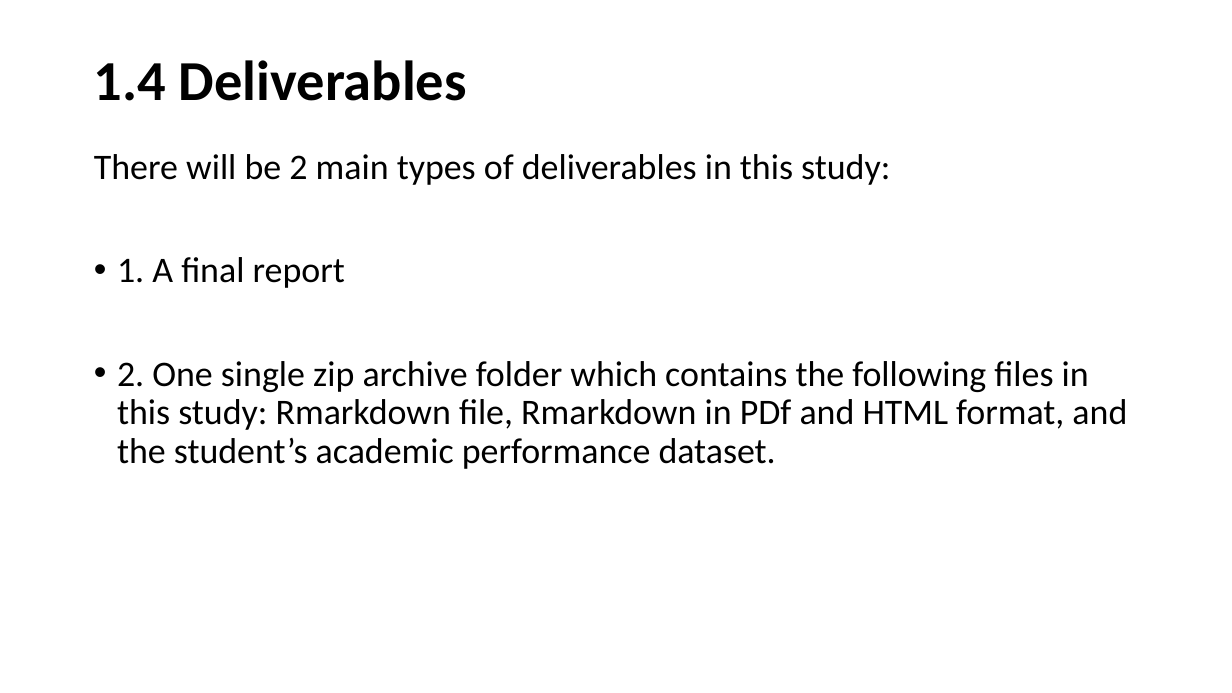
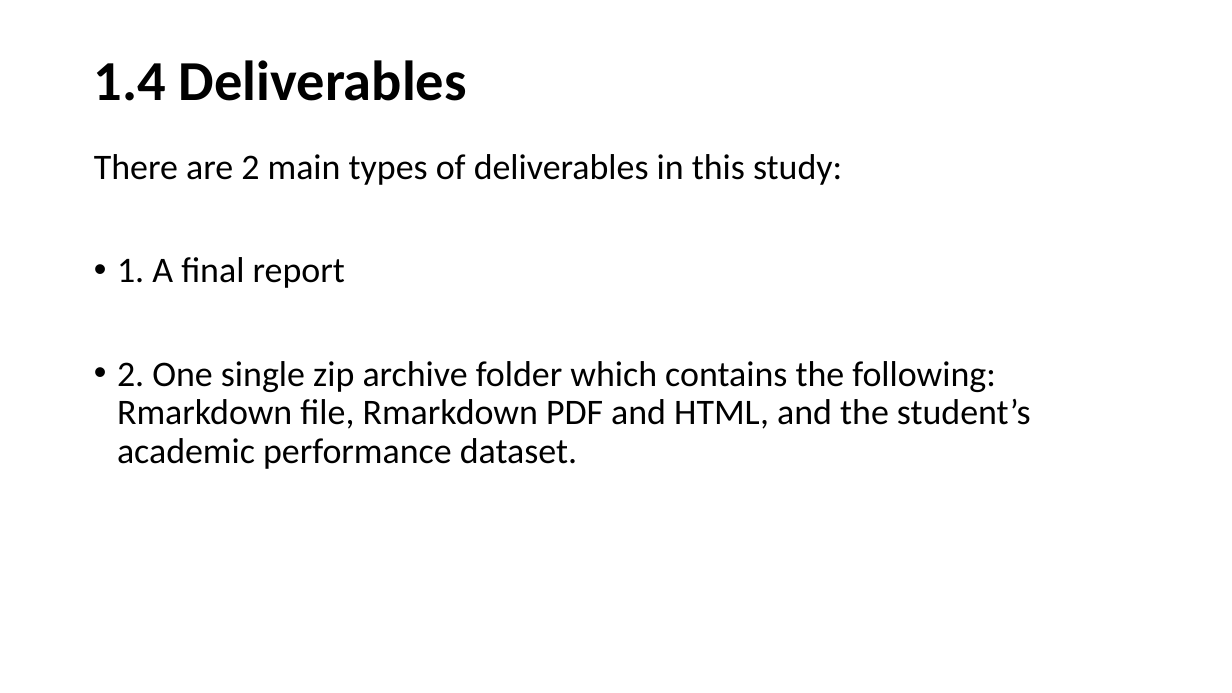
Before and after one commit to Rena-zhou/IFN702, a slide deck: slide 7 of Project presentation (presentation)- zhiying.pptx. Drawn at 1232x693 pixels with LibreOffice and Linux fonts; fonts in the diff are those of the drawing. Boxes give left, top, right and bottom in pixels: in the first picture for what was removed or moved away, otherwise in the second. Text is boxed around its words. In the diff, an @@ line names an element or a change of style, - is before the commit and + after.

```diff
--- a/Project presentation (presentation)- zhiying.pptx
+++ b/Project presentation (presentation)- zhiying.pptx
@@ text at box(94, 154, 842, 185): text changed @@
-There will be 2 main types of deliverables in this study:
+There are 2 main types of deliverables in this study:
@@ text at box(117, 361, 1031, 469): text changed @@
-• 2. One single zip archive folder which contains the following files in this study: Rmarkdown file, Rmarkdown in PDf and HTML format, and the student’s academic performance dataset.
+• 2. One single zip archive folder which contains the following: Rmarkdown file, Rmarkdown PDF and HTML, and the student’s academic performance dataset.
```
Also in this commit, not shown: 6 other slides changed.
